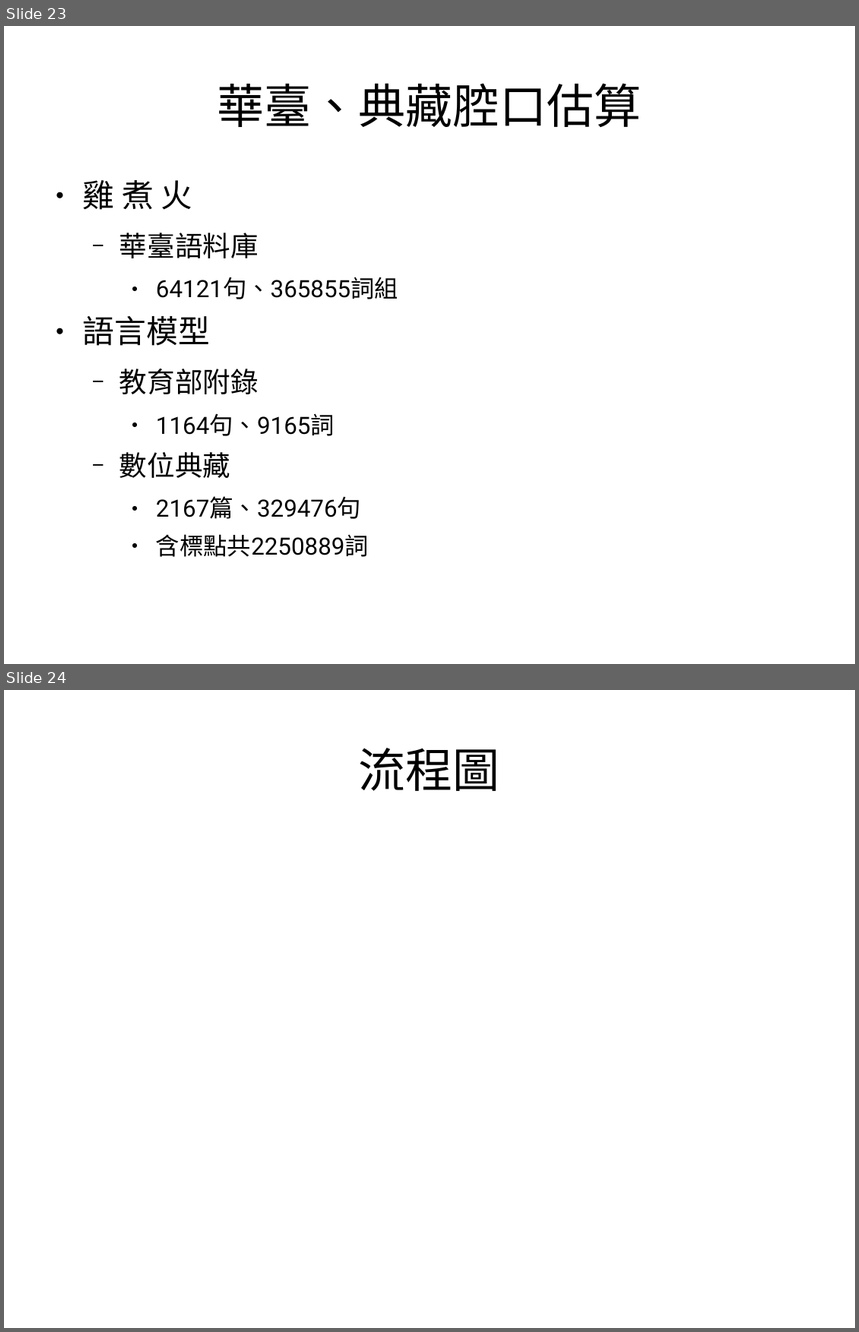
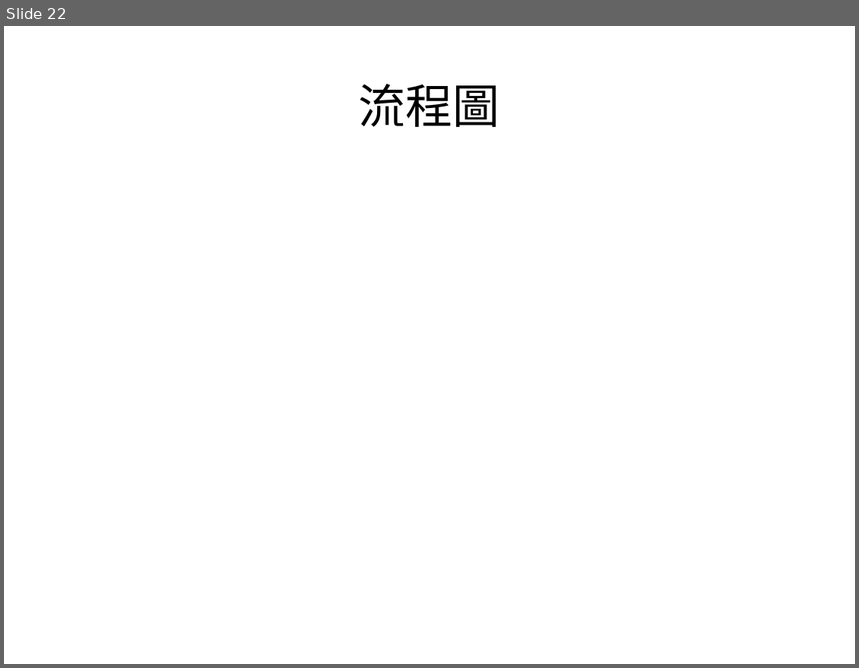
Before and after one commit to sih4sing5hong5/po3-ko3_tau5-iann2-phinn3, a slide deck: 翻譯報告.odp. Shown one above the other, each under a label of ours: slides 23 and 24 before the commit, slide 22 after it. The pictures are 859x1332 and 859x668 pixels, drawn with LibreOffice and Linux fonts; fonts in the diff are those of the drawing. Boxes give left, top, right and bottom in pixels: in the first picture for what was removed or moved away, otherwise in the second. Text is boxed around its words. In the diff, an @@ line names an element or a change of style, - is before the commit and + after.

```diff
--- a/翻譯報告.odp
+++ b/翻譯報告.odp
@@ slide 23 removed at (x1=4, y1=26, x2=855, y2=664), background #FFFFFF @@
@@ title removed at (x1=217, y1=83, x2=642, y2=127) @@
-華臺、典藏腔口估算
@@ text removed at (x1=83, y1=180, x2=398, y2=557) @@
-● 雞 煮 火
-  − 華臺語料庫
-    ● 64121句、365855詞組
-● 語言模型
-  − 教育部附錄
-    ● 1164句、9165詞
-  − 數位典藏
-    ● 2167篇、329476句
-    ● 含標點共2250889詞
@@ what was slide 24 is now slide 22 @@
```
Also in this commit, not shown: 5 slides changed, 2 slides added, 3 other slides removed.
